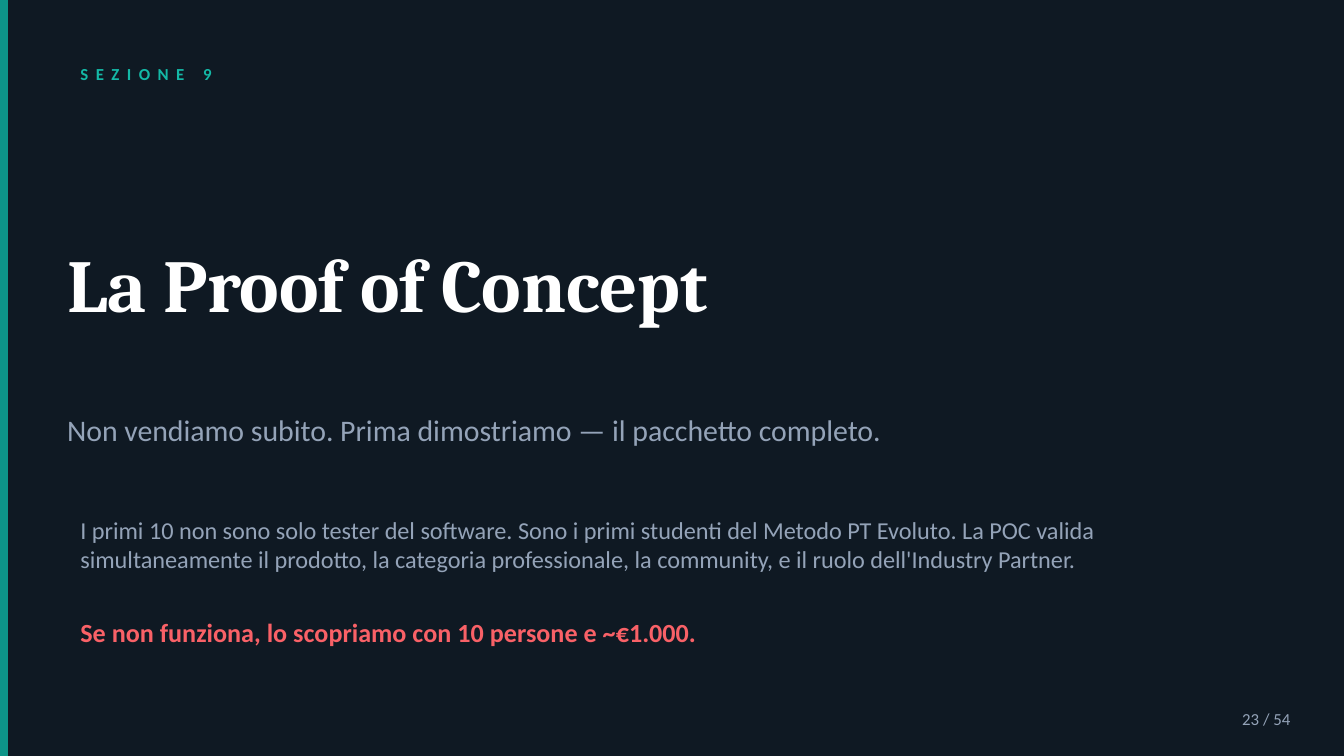
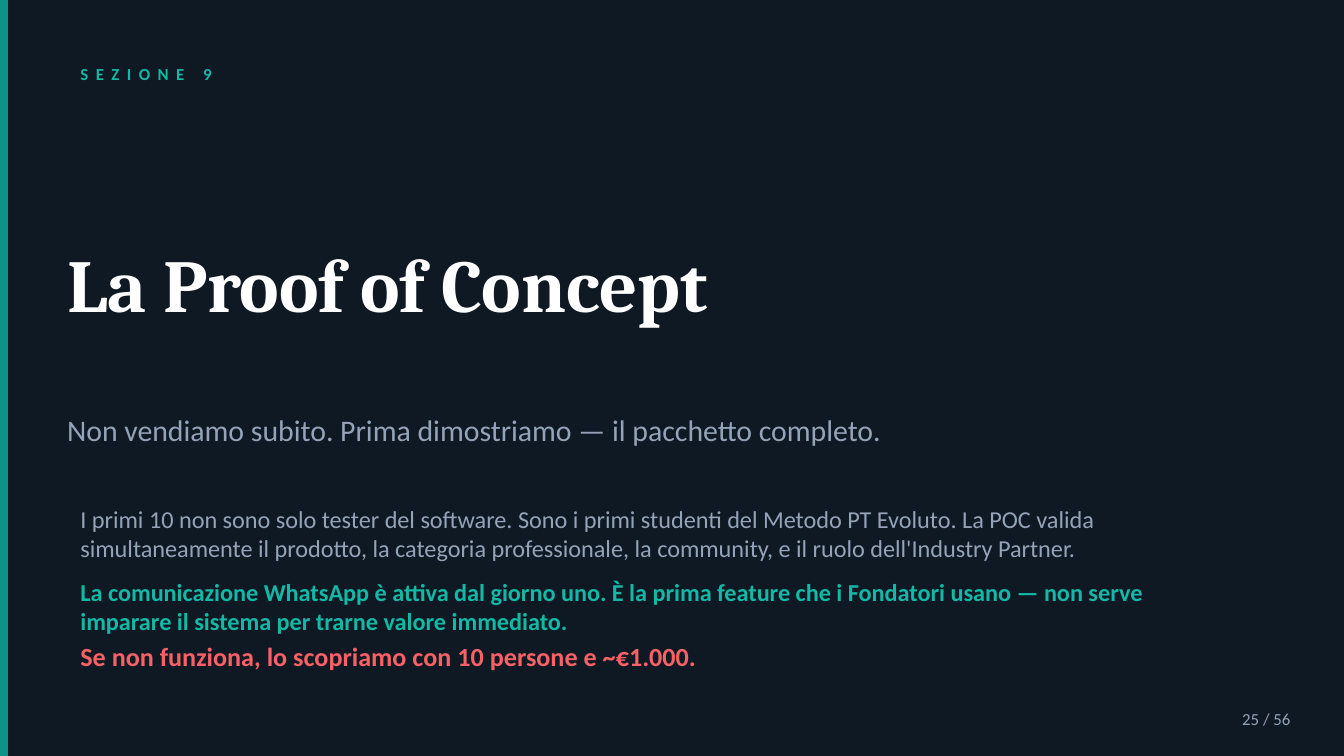
Before and after one commit to gverardo87-lab/FitManager_Studio-, a slide deck: slide 25 of FitManager_Business_Plan_2026.pptx (slide 23 before the commit). Drawn at 1344x756 pixels with LibreOffice and Linux fonts; fonts in the diff are those of the drawing. Boxes give left, top, right and bottom in pixels: in the first picture for what was removed or moved away, otherwise in the second. Text is boxed around its words. In the diff, an @@ line names an element or a change of style, - is before the commit and + after.

```diff
--- a/FitManager_Business_Plan_2026.pptx
+++ b/FitManager_Business_Plan_2026.pptx
@@ text at (80,582,1142,634): paragraph added @@
+La comunicazione WhatsApp è attiva dal giorno uno. È la prima feature che i Fondatori usano — non serve imparare il sistema per trarne valore immediato.
@@ text "Se non funziona, lo scopriamo ...": place and size @@
-text "Se non funziona, lo scopriamo ..." at (80,623,696,646)
+text "Se non funziona, lo scopriamo ..." at (80,647,696,670)
@@ text at (1242,713,1290,725): text changed @@
-23 / 54
+25 / 56
```
Also in this commit, not shown: 53 other slides changed, 2 slides added, 8 other files.
